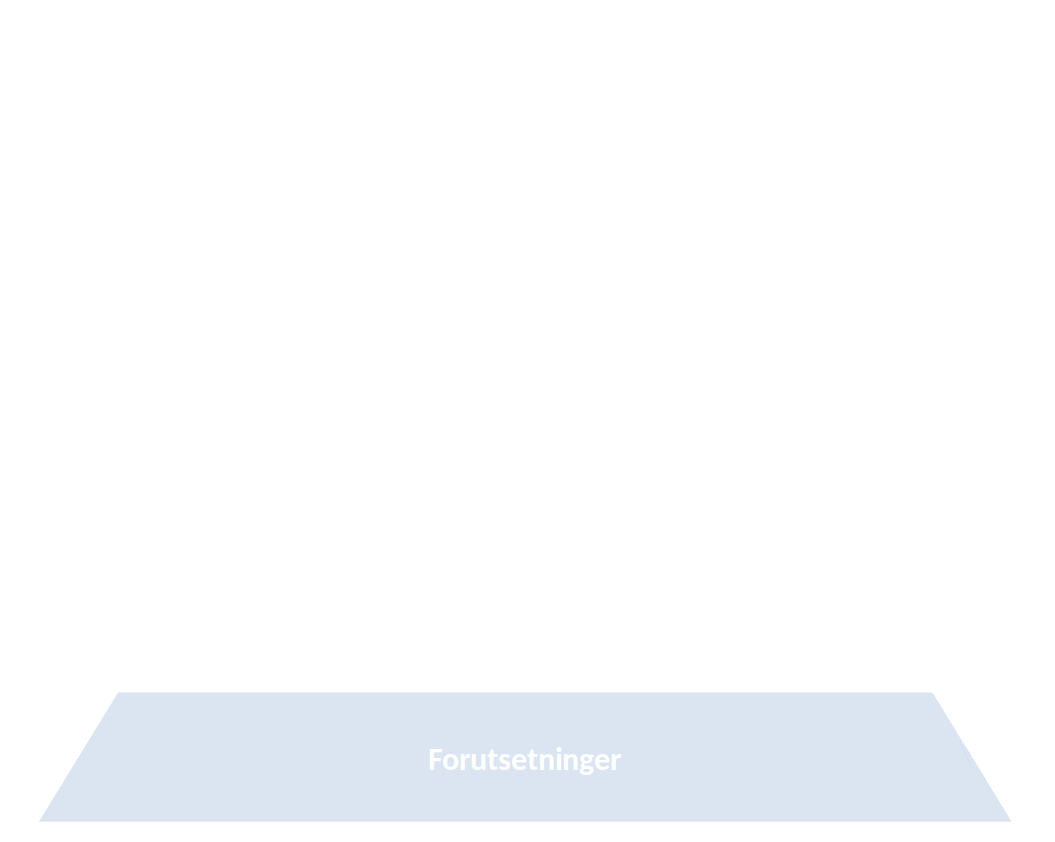
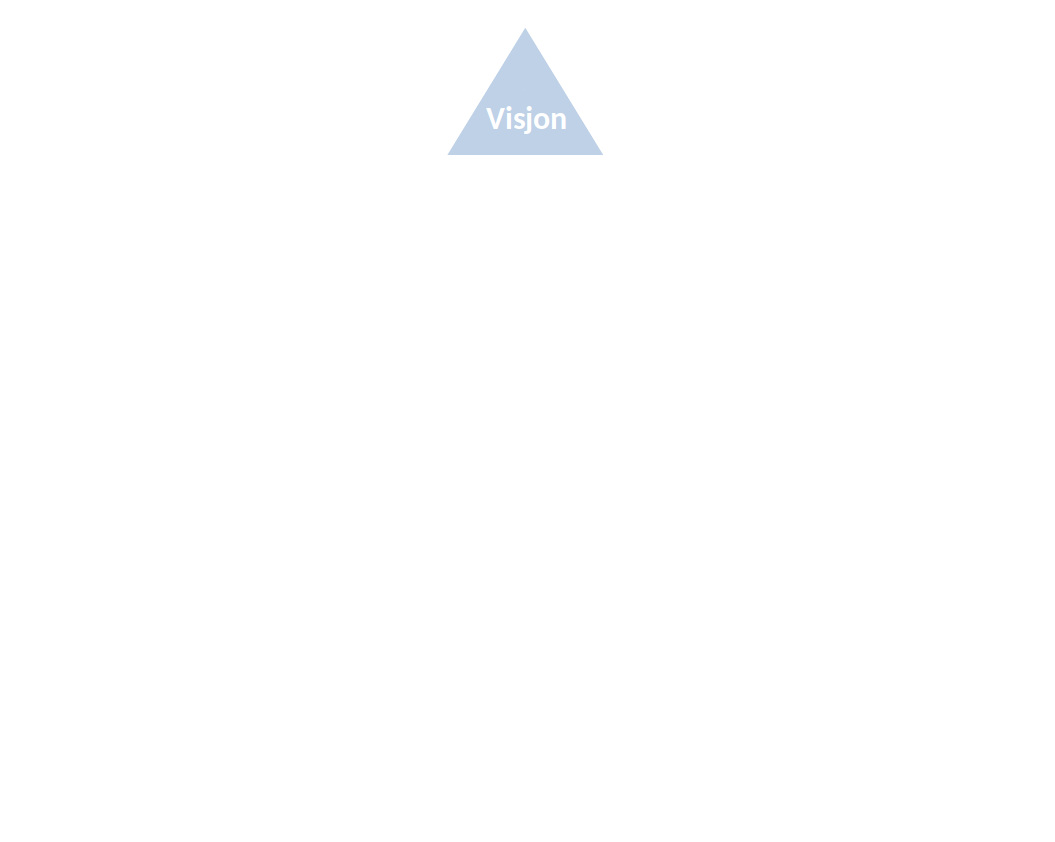
The second 1055 x 842 image is a revision of the first. Changes to its layers:
showed "vis_bck", painted on it over [447, 28, 603, 155]
hid "forut_bck" over [39, 692, 1012, 822]
